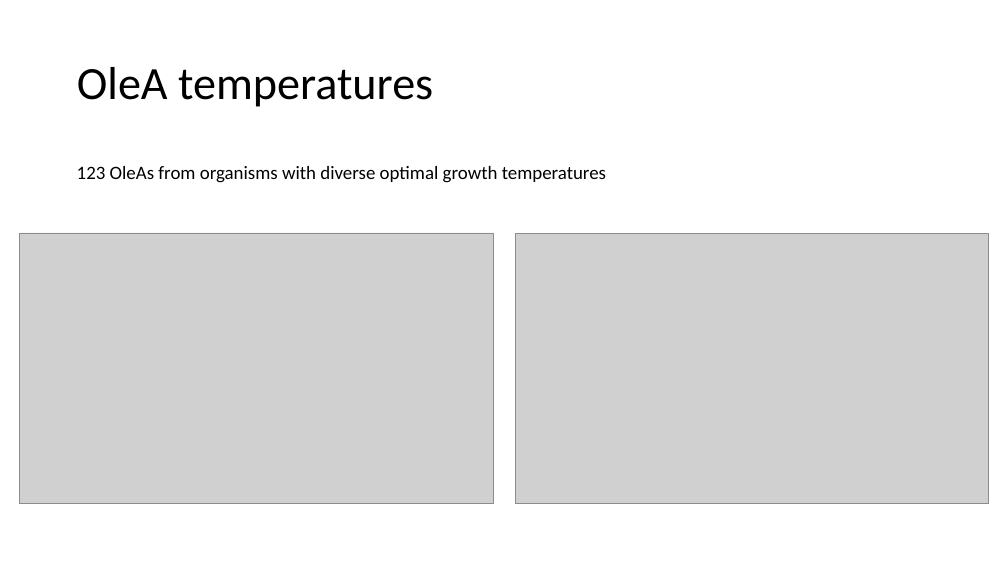
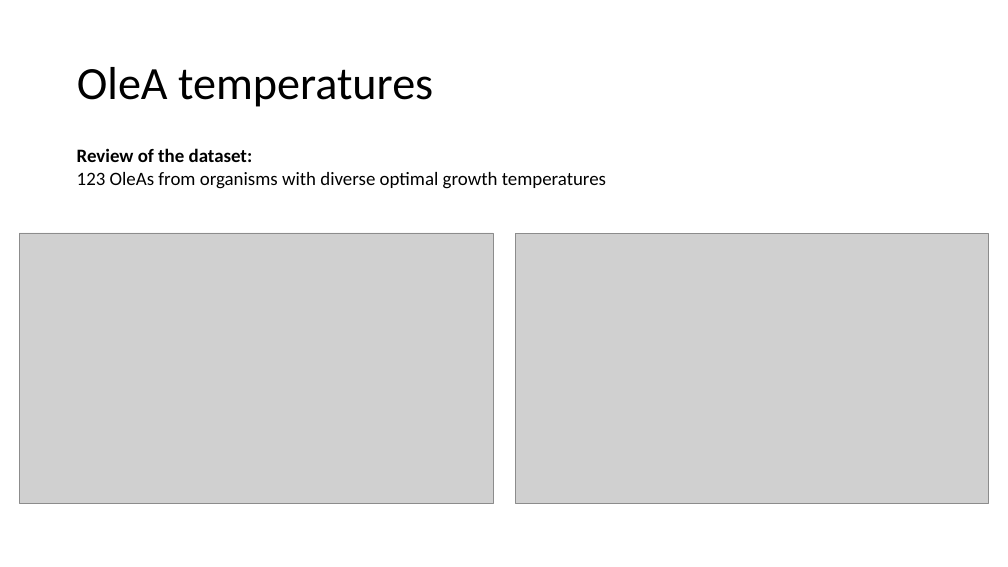
Before and after one commit to serina-robinson/TARA-thiolases, a slide deck: slide 1 of slides/072820 Lab meeting.pptx. Drawn at 1008x567 pixels with LibreOffice and Linux fonts; fonts in the diff are those of the drawing; grey boxes stand for pictures. Boxes give left, top, right and bottom in pixels: in the first picture for what was removed or moved away, otherwise in the second. Text is boxed around its words. In the diff, an @@ line names an element or a change of style, - is before the commit and + after.

Commit message:
Update slides

```diff
--- a/slides/072820 Lab meeting.pptx
+++ b/slides/072820 Lab meeting.pptx
@@ text "Review of the dataset:": place and size @@
-text "Review of the dataset:" at (77, 166, 606, 183)
+text "Review of the dataset:" at (77, 148, 606, 189)
@@ text at (77, 148, 253, 162): paragraph added @@
+Review of the dataset:
```
Also in this commit, not shown: 1 other slide changed, 3 other files.
